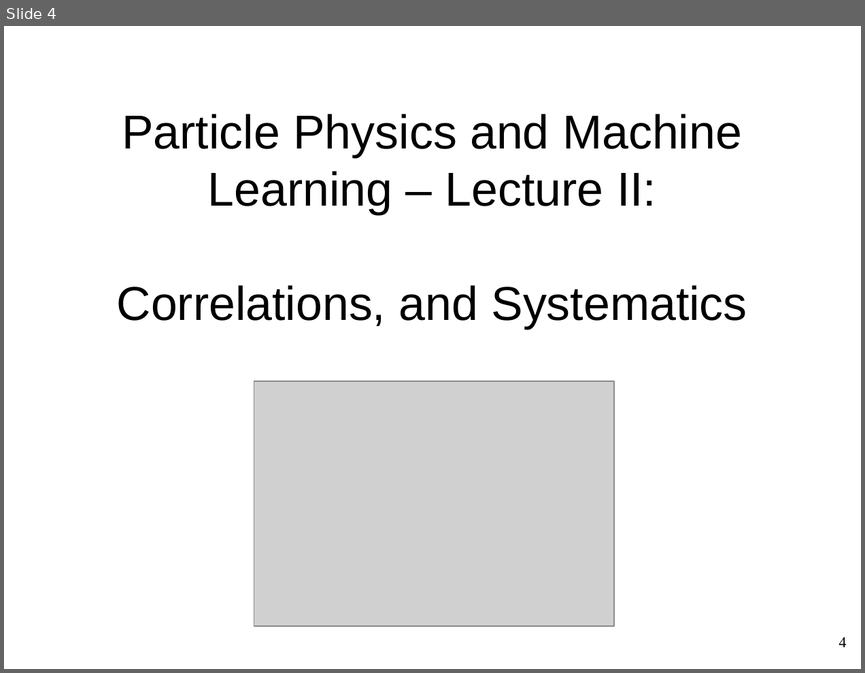
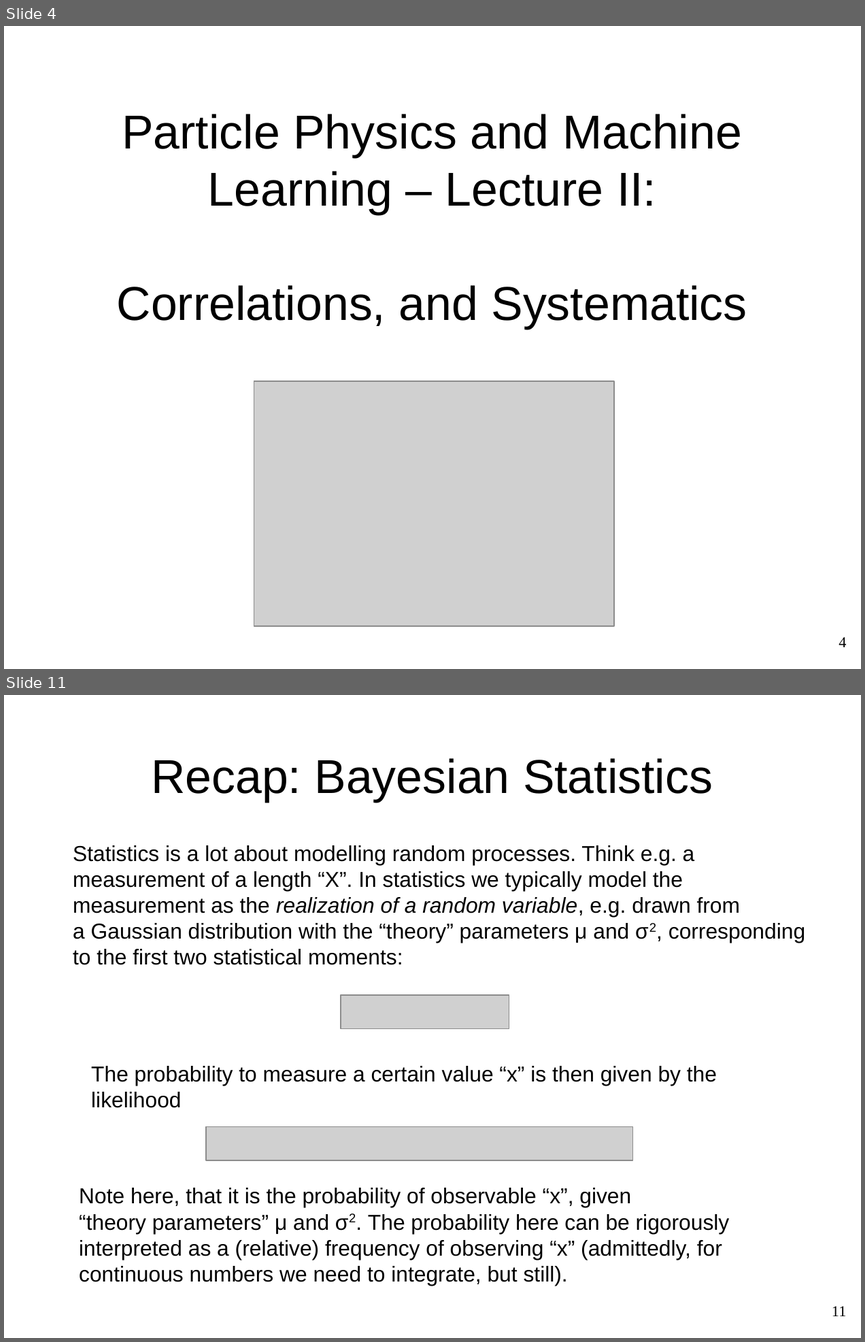
Before and after one commit to WolfgangWaltenberger/winterschool, a slide deck: systematics.odp. Shown one above the other, each under a label of ours: slide 4 before the commit, slides 4 and 11 after it; the slides between them are not shown. The pictures are 865x673 and 865x1342 pixels, drawn with LibreOffice and Linux fonts; fonts in the diff are those of the drawing; grey boxes stand for pictures. Boxes give left, top, right and bottom in pixels: in the first picture for what was removed or moved away, otherwise in the second. Text is boxed around its words. In the diff, an @@ line names an element or a change of style, - is before the commit and + after.

```diff
--- a/systematics.odp
+++ b/systematics.odp
@@ slide 11 added at [4, 695, 861, 1338], background #FFFFFF @@
@@ title added at [151, 758, 713, 802], 44 pt, text #000000 @@
+Recap: Bayesian Statistics
@@ text added at [73, 845, 805, 965], 20 pt, text #000000 @@
+Statistics is a lot about modelling random processes. Think e.g. a measurement of a length “X”. In statistics we typically model the
+measurement as the realization of a random variable, e.g. drawn from
+a Gaussian distribution with the “theory” parameters μ and σ2, corresponding
+to the first two statistical moments:
@@ picture added at [341, 995, 509, 1029] @@
@@ text added at [91, 1066, 717, 1108], 20 pt, text #000000 @@
+The probability to measure a certain value “x” is then given by the
+likelihood
@@ picture added at [206, 1127, 633, 1160] @@
@@ text added at [79, 1187, 730, 1285], 20 pt, text #000000 @@
+Note here, that it is the probability of observable “x”, given
+“theory parameters” μ and σ2. The probability here can be rigorously
+interpreted as a (relative) frequency of observing “x” (admittedly, for
+continuous numbers we need to integrate, but still).
@@ page number added at [832, 1306, 846, 1316], 14 pt, text #000000 @@
+11
```
Also in this commit, not shown: 1 slide changed, 16 other slides added, 1 slide removed.
